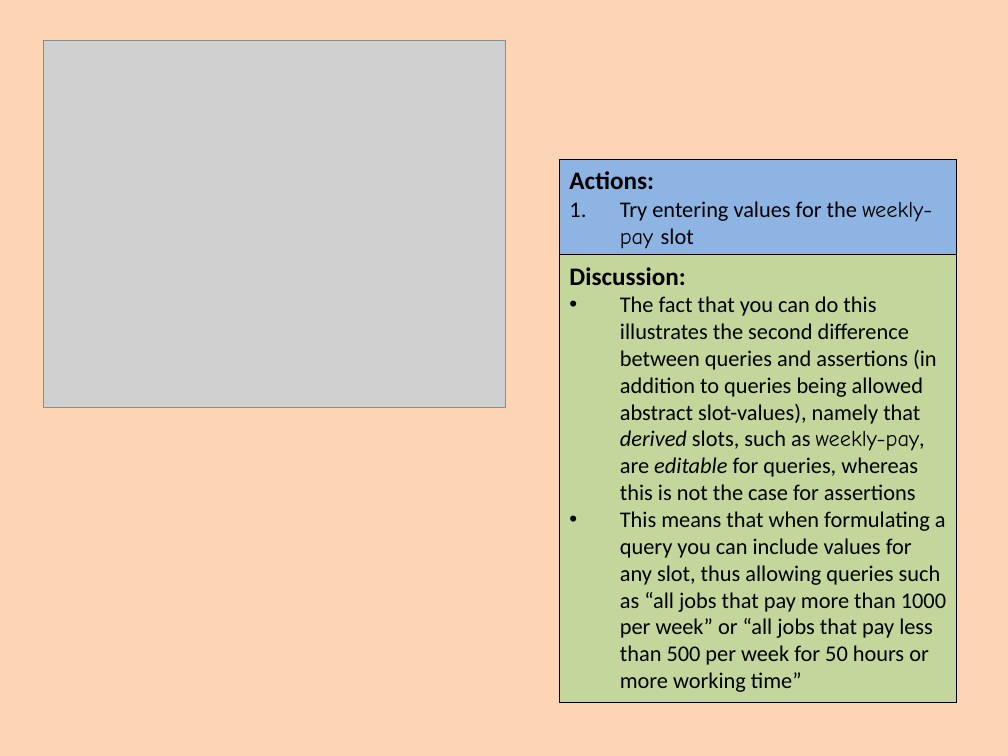
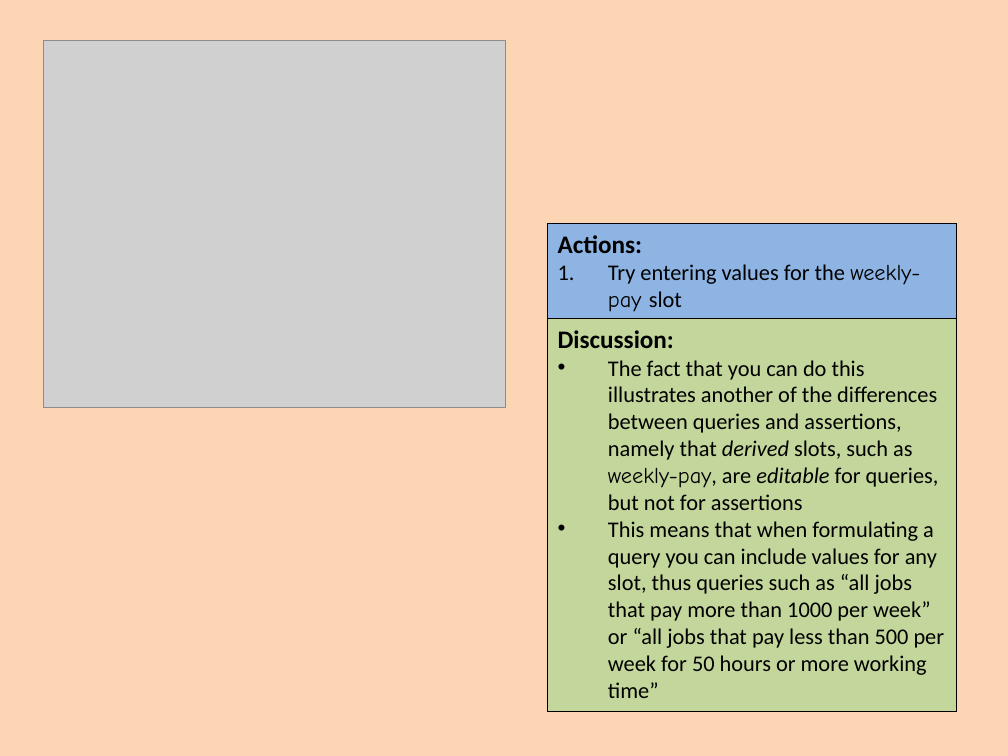
Before and after one commit to colin-puleston/mekon-hobo, a slide deck: slide 52 of docs/MEKON-HOBO Introductory Tutorial.pptx. Drawn at 1008x756 pixels with LibreOffice and Linux fonts; fonts in the diff are those of the drawing; grey boxes stand for pictures. Boxes give left, top, right and bottom in pixels: in the first picture for what was removed or moved away, otherwise in the second. Text is boxed around its words. In the diff, an @@ line names an element or a change of style, - is before the commit and + after.

```diff
--- a/docs/MEKON-HOBO Introductory Tutorial.pptx
+++ b/docs/MEKON-HOBO Introductory Tutorial.pptx
@@ rectangle "Actions:": place and size @@
-rectangle "Actions:" at (559,159,957,254)
+rectangle "Actions:" at (547,223,957,318)
@@ rectangle "Discussion:": place and size @@
-rectangle "Discussion:" at (559,255,957,703)
+rectangle "Discussion:" at (547,319,957,712)
@@ text in rectangle at (608,360,945,698): text changed @@
-• The fact that you can do this illustrates the second difference between queries and assertions (in addition to queries being allowed abstract slot-values), namely that derived slots, such as weekly-pay, are editable for queries, whereas this is not the case for assertions
-• This means that when formulating a query you can include values for any slot, thus allowing queries such as “all jobs that pay more than 1000 per week” or “all jobs that pay less than 500 per week for 50 hours or more working time”
+• The fact that you can do this illustrates another of the differences between queries and assertions, namely that derived slots, such as weekly-pay, are editable for queries, but not for assertions
+• This means that when formulating a query you can include values for any slot, thus queries such as “all jobs that pay more than 1000 per week” or “all jobs that pay less than 500 per week for 50 hours or more working time”
```
Also in this commit, not shown: 40 other slides changed, 5 slides added, 4 slides removed.
